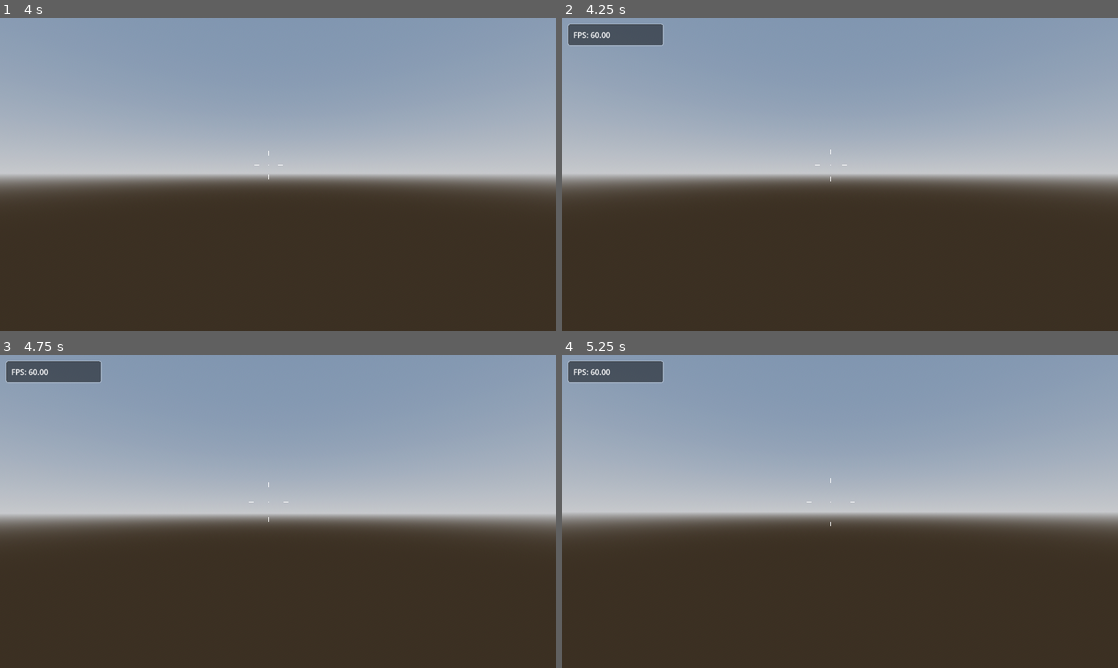
Above: before the commit, frames 1-4 (two rows, left to right).
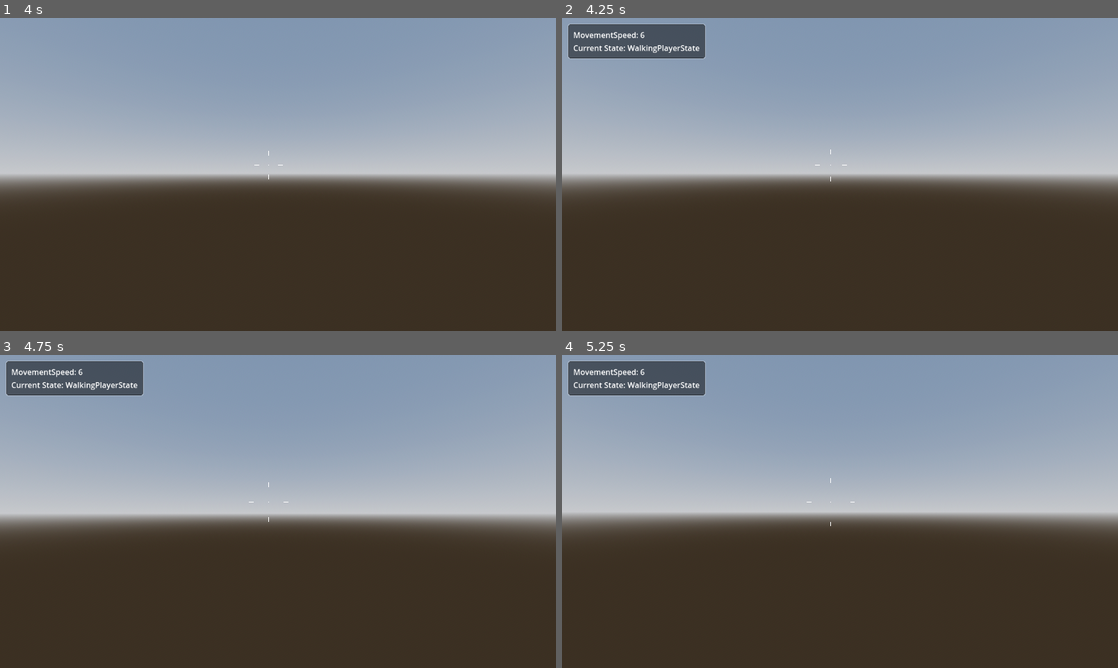
Above: after the commit, the same moments.

Repository: ChaffeyGameDevelopmentClub/cyberrun
Game: Godot game, scene res://Scenes/Player/Testing/TestingWorld.tscn
Same seed, same stepped clock (60 frames per second), same inputs: the game is played once before the commit and once after it. The project has no main scene, so this scene is started directly.
Inputs (mouse positions are in pixels of both pictures, inside the frame that each line leads up to):
- Up to frame 1 (4 s): tap Enter at 0.5 s; move the mouse to (400, 158) at 0.52 s; hold D (right) 0.53-1.28 s; tap Space (jump) at 0.6, 0.77, 1.07, 1.35, 1.52, 1.82, 2.1, 2.85, 3.02, 3.32, 3.5, 3.6, 3.77 s; move the mouse to (250, 174) at 1.27 s; hold W (up) from 1.28 s (still down); move the mouse to (289, 168) at 2.02 s; move the mouse to (272, 180) at 2.77 s; move the mouse to (316, 177) at 3.52 s
- Up to frame 2 (4.25 s): keep holding W (up); tap Space (jump) at 4.07 s; tap ` (debug) at 4.15 s
- Up to frame 3 (4.75 s): keep holding W (up); move the mouse to (233, 508) at 4.27 s; tap Space (jump) at 4.35, 4.52 s
- Up to frame 4 (5.25 s): keep holding W (up); tap Space (jump) at 4.82, 5.1 s; tap Enter at 5 s; move the mouse to (845, 511) at 5.02 s

Frame 1 is identical in both runs. In frame 2, 1.8% of the frame differs, in the area x 1-26%, y 1-14%; in frame 3, 1.8%; in frame 4, 1.8%.

Commit message:
what the fuyckj am i doing ngl

Diff:
--- a/Godot/cyberrun/Scenes/Player/player.tscn
+++ b/Godot/cyberrun/Scenes/Player/player.tscn
@@ -1,9 +1,12 @@
-[gd_scene load_steps=7 format=3 uid="uid://di552ovbiyxq0"]
+[gd_scene load_steps=10 format=3 uid="uid://di552ovbiyxq0"]
 
 [ext_resource type="Script" path="res://Scripts/Player/player.gd" id="1_oim34"]
 [ext_resource type="Script" path="res://Scripts/Player/reticle.gd" id="2_ls355"]
 [ext_resource type="Theme" uid="uid://bfpfb86hf817k" path="res://Scenes/Menus/UI Themes/Debug_Panel_Theme.tres" id="3_syqpq"]
 [ext_resource type="Script" path="res://Scripts/Player/debug_panel.gd" id="4_p7xg7"]
+[ext_resource type="Script" path="res://Scripts/States/state_machine.gd" id="5_e2wm6"]
+[ext_resource type="Script" path="res://Scripts/States/idle_player_state.gd" id="6_g4yvn"]
+[ext_resource type="Script" path="res://Scripts/States/walking_player_state.gd" id="7_65x6e"]
 
 [sub_resource type="CapsuleMesh" id="CapsuleMesh_ri84d"]
 height = 3.0
@@ -37,7 +40,7 @@
 grow_vertical = 2
 mouse_filter = 1
 
-[node name="Reticle" type="CenterContainer" parent="UI" node_paths=PackedStringArray("RETICLE_LINES", "PLAYER_CONTROLLER")]
+[node name="Reticle" type="CenterContainer" parent="UI" node_paths=PackedStringArray("reticle_lines", "player_controller")]
 layout_mode = 1
 anchors_preset = 8
 anchor_left = 0.5
@@ -51,8 +54,8 @@
 grow_horizontal = 2
 grow_vertical = 2
 script = ExtResource("2_ls355")
-RETICLE_LINES = [NodePath("Top"), NodePath("Right"), NodePath("Left"), NodePath("Bottom")]
-PLAYER_CONTROLLER = NodePath("../..")
+reticle_lines = [NodePath("Top"), NodePath("Right"), NodePath("Left"), NodePath("Bottom")]
+player_controller = NodePath("../..")
 
 [node name="Top" type="Line2D" parent="UI/Reticle"]
 points = PackedVector2Array(0, -5, 0, -15)
@@ -86,3 +89,13 @@
 
 [node name="VBoxContainer" type="VBoxContainer" parent="UI/DebugPanel/MarginContainer"]
 layout_mode = 2
+
+[node name="PlayerStates" type="Node" parent="." node_paths=PackedStringArray("current_state")]
+script = ExtResource("5_e2wm6")
+current_state = NodePath("IdlePlayerState")
+
+[node name="IdlePlayerState" type="Node" parent="PlayerStates"]
+script = ExtResource("6_g4yvn")
+
+[node name="WalkingPlayerState" type="Node" parent="PlayerStates"]
+script = ExtResource("7_65x6e")
--- a/Godot/cyberrun/Scripts/Player/debug_panel.gd
+++ b/Godot/cyberrun/Scripts/Player/debug_panel.gd
@@ -1,27 +1,34 @@
 extends PanelContainer
 
-var property
+#var property
 @export var property_container : VBoxContainer
 var FPS : String
 
 func _ready() -> void:
+	Global.debug = self
 	visible = false
-	add_debug_property("FPS", FPS)
+	#erm... i guess later
+	#add_debug_property("FPS", FPS)
 
 func _process(delta):
-	if visible:
-		#Based off of every frame, if this makes it incredibly laggy we'll use the actual built in function
-		FPS = "%.2f" % (1.0/delta)
-		property.text = property.name + ": " + FPS
+	#if visible:
+		#frames_per_second = "%.2f" % (1.0/delta)
+	pass
 
 #Makes it visible
 func _input(event):
 	if event.is_action_pressed("debug"):
 		visible = !visible
 
-#Adding stuff is easier
-func add_debug_property(title : String,value):
-	property = Label.new()
-	property_container.add_child(property)
-	property.name = title
-	property.text = property.name + value
+#Automated adding stuff
+func add_property(title: String, value, order):
+	var target
+	target = property_container.find_child(title,true,false)
+	if !target: #First load
+		target = Label.new()
+		property_container.add_child(target)
+		target.name = title
+		target.text = target.name + ": " + str(value)
+	elif visible: #Updating
+		target.text = title + ": " + str(value)
+		property_container.move_child(target,order)
--- a/Godot/cyberrun/Scripts/Player/player.gd
+++ b/Godot/cyberrun/Scripts/Player/player.gd
@@ -17,7 +17,7 @@
 #@export var Walk: AudioStreamPlayer
 #@export var Run: AudioStreamPlayer
 #Jumping :3
-const JUMP_VELOCITY = 4.5
+const jump_velocity = 4.5
 var max_double_jump : int = 2
 var double_jumps : int = 2
 #Toggles for your actions, just so that its not a pain in the ass later
@@ -32,15 +32,15 @@
 #gorl what does this mean
 @export var isSound = false
 #Headbob, it affects where you aim so like.... maybe not too much unless im goated and figure out how to seperate the two
-const HEADBOB_MOVE_AMT = 0.06
-const HEADBOB_FREQ = 2.4
+const headbob_move_amt = 0.06
+const headbob_freq = 2.4
 var headbob_time := 0.0
 
 #pause menu or something idk
 @export var pause : Control
 
 func _ready() -> void:
-	pass
+	Global.player = self
 
 func _unhandled_input(event: InputEvent) -> void:
 	#What the fuck does any of this mean -Kev
@@ -58,12 +58,14 @@
 func _headbob_effect(delta):
 	headbob_time += delta * self.velocity.length()
 	camera.transform.origin = Vector3(
-		cos(headbob_time * HEADBOB_FREQ * 0.5) * HEADBOB_MOVE_AMT,
-		cos(headbob_time * HEADBOB_FREQ) * HEADBOB_MOVE_AMT,
+		cos(headbob_time * headbob_freq * 0.5) * headbob_move_amt,
+		cos(headbob_time * headbob_freq) * headbob_move_amt,
 		0
 	)
 
 func _physics_process(delta: float) -> void:
+	Global.debug.add_property("MovementSpeed",player_speed, 1)
+
 	# Add the gravity.
 	if not is_on_floor():
 		velocity += get_gravity() * delta
@@ -74,17 +76,14 @@
 
 	# Jumping or something
 	if Input.is_action_just_pressed("jump") and is_on_floor():
-		velocity.y = JUMP_VELOCITY
+		velocity.y = jump_velocity
 	#please tell me theres another way to write this PLEASE
 	if Input.is_action_just_pressed("jump") and not is_on_floor() and canDJump:
 		if double_jumps <= 0:
 			pass
 		else:
-			velocity.y = JUMP_VELOCITY
+			velocity.y = jump_velocity
 			double_jumps -= 1
-
-	# Get the input direction and handle the movement/deceleration.
-	# As good practice, you should replace UI actions with custom gameplay actions.
 	var input_dir := Input.get_vector("left", "right", "up", "down")
 	var direction = (head.transform.basis * Vector3(input_dir.x, 0, input_dir.y)).normalized()
 	if direction:
--- a/Godot/cyberrun/Scripts/Player/reticle.gd
+++ b/Godot/cyberrun/Scripts/Player/reticle.gd
@@ -1,14 +1,14 @@
 extends CenterContainer
 
 #Making sure the script knows what we're talking about
-@export var RETICLE_LINES : Array[Line2D]
-@export var PLAYER_CONTROLLER : CharacterBody3D
+@export var reticle_lines : Array[Line2D]
+@export var player_controller : CharacterBody3D
 #Reticle vars, how fast they react and how far they move
-@export var RETICLE_SPEED : float = 0.25
-@export var RETICLE_DISTANCE : float = 2.0
+@export var reticle_speed : float = 0.25
+@export var reticle_distance : float = 2.0
 #Center Dot Vars
-@export var DOT_RADIUS : float = 1.0
-@export var DOT_COLOR : Color = Color.WHITE
+@export var dot_radius : float = 1.0
+@export var dot_color : Color = Color.WHITE
 
 func _ready() -> void:
 	queue_redraw()
@@ -17,16 +17,16 @@
 	adjust_reticle_lines()
 
 func _draw():
-	draw_circle(Vector2(0,0), DOT_RADIUS, DOT_COLOR)
+	draw_circle(Vector2(0,0), dot_radius, dot_color)
 
 func adjust_reticle_lines():
-	var vel = PLAYER_CONTROLLER.get_real_velocity()
+	var vel = player_controller.get_real_velocity()
 	var origin = Vector3(0,0,0)
 	var pos = Vector2(0,0)
 	var speed = origin.distance_to(vel)
 	#Adjusts the lines of the reticle to the characters speed
 	#Minecraft mod ahh coding
-	RETICLE_LINES[0].position = lerp(RETICLE_LINES[0].position, pos + Vector2(0, -speed * RETICLE_DISTANCE), RETICLE_SPEED) #Top
-	RETICLE_LINES[1].position = lerp(RETICLE_LINES[1].position, pos + Vector2(speed * RETICLE_DISTANCE, 0), RETICLE_SPEED) #Right
-	RETICLE_LINES[2].position = lerp(RETICLE_LINES[2].position, pos + Vector2(-speed * RETICLE_DISTANCE, 0), RETICLE_SPEED) #Left
-	RETICLE_LINES[3].position = lerp(RETICLE_LINES[3].position, pos + Vector2(0, speed * RETICLE_DISTANCE), RETICLE_SPEED) #Bottom
+	reticle_lines[0].position = lerp(reticle_lines[0].position, pos + Vector2(0, -speed * reticle_distance), reticle_speed) #Top
+	reticle_lines[1].position = lerp(reticle_lines[1].position, pos + Vector2(speed * reticle_distance, 0), reticle_speed) #Right
+	reticle_lines[2].position = lerp(reticle_lines[2].position, pos + Vector2(-speed * reticle_distance, 0), reticle_speed) #Left
+	reticle_lines[3].position = lerp(reticle_lines[3].position, pos + Vector2(0, speed * reticle_distance), reticle_speed) #Bottom
--- /dev/null
+++ b/Godot/cyberrun/Scripts/States/idle_player_state.gd
@@ -0,0 +1,7 @@
+class_name IdlePlayerState
+
+extends State
+
+func update(delta):
+	if Global.player.velocity.length() > 0.0  and Global.player.is_on_floor():
+		transition.emit("WalkingPlayerState")
--- /dev/null
+++ b/Godot/cyberrun/Scripts/States/state.gd
@@ -0,0 +1,17 @@
+class_name State
+
+extends Node
+
+signal transition(new_state_name: StringName)
+
+func enter() -> void:
+	pass
+
+func exit() -> void:
+	pass
+
+func update(delta: float) -> void:
+	pass
+
+func physics_update(delta: float) -> void:
+	pass
--- /dev/null
+++ b/Godot/cyberrun/Scripts/States/state_machine.gd
@@ -0,0 +1,34 @@
+class_name StateMachine
+
+extends Node
+
+@export var current_state : State
+var states: Dictionary = {}
+
+func _ready():
+	#Sets up states
+	for child in get_children():
+		if child is State:
+			states[child.name] = child
+			child.transition.connect(on_child_transition)
+		else:
+			push_warning("State machine contains incompatible child note")
+	current_state.enter()
+
+func _process(delta):
+	current_state.update(delta)
+	Global.debug.add_property("Current State",current_state.name,2)
+
+func _physics_process(delta):
+	current_state.physics_update(delta)
+
+#Handles state transitions
+func on_child_transition(new_state_name: StringName) -> void:
+	var new_state = states.get(new_state_name)
+	if new_state != null:
+		if new_state != current_state:
+			current_state.exit()
+			new_state.enter()
+			current_state = new_state
+	else:
+		push_warning("State no existay")
--- /dev/null
+++ b/Godot/cyberrun/Scripts/States/walking_player_state.gd
@@ -0,0 +1,7 @@
+class_name WalkingPlayerState
+
+extends State
+
+func update(delta):
+	if Global.player.velocity.length() == 0.0:
+		transition.emit("IdlePlayerState")
--- /dev/null
+++ b/Godot/cyberrun/Scripts/global.gd
@@ -0,0 +1,5 @@
+extends Node
+
+#Literally just for the debug menu lmao
+var debug
+var player
--- a/Godot/cyberrun/project.godot
+++ b/Godot/cyberrun/project.godot
@@ -14,6 +14,10 @@
 config/features=PackedStringArray("4.3", "Forward Plus")
 config/icon="res://Assets/Art/icon.svg"
 
+[autoload]
+
+Global="*res://Scripts/global.gd"
+
 [display]
 
 window/stretch/mode="viewport"
@@ -28,7 +32,8 @@
 "res://Scenes/Enemies/": "purple",
 "res://Scenes/Player/": "pink",
 "res://Scripts/": "yellow",
-"res://Scripts/Player/": "pink"
+"res://Scripts/Player/": "pink",
+"res://Scripts/States/": "blue"
 }
 
 [input]
